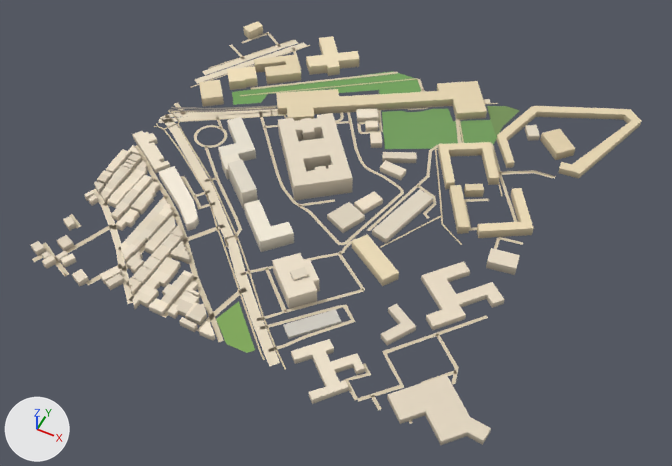
The glTF model public/assets/bengaluru-v1/tiles/t-2_-2-l0.glb, before and after one commit.
Before and after are seen from a 50 mm camera at (-375.0, -1462.0, 820.0) aimed at (-714.0, -783.0, -28.0). Every picture has the same lights, and +X, +Y and +Z are marked at lower left. The first picture is the older version. Vertices at exactly the same position are counted once.

Script lines for the objects in view, before the commit:
```python
me_building = bpy.data.meshes.new('building')
me_building.from_pydata(...)  # 1672 vertices, 2687 faces; spans x -11.0..570.0, y -24.0..558.0, z 0.0..30.0
me_building.materials.append(mat_building)
me_ground = bpy.data.meshes.new('ground')
me_ground.from_pydata(...)  # 1491 vertices, 1254 faces; spans x -4.0..502.0, y -4.0..504.0, z 1.0
me_ground.materials.append(mat_ground)
ob_building = bpy.data.objects.new('building', me_building)
ob_building.location = (-1000.0, -1000.0, 0.0)
ob_ground = bpy.data.objects.new('ground', me_ground)
ob_ground.location = (-1000.0, -1000.0, 0.0)
```
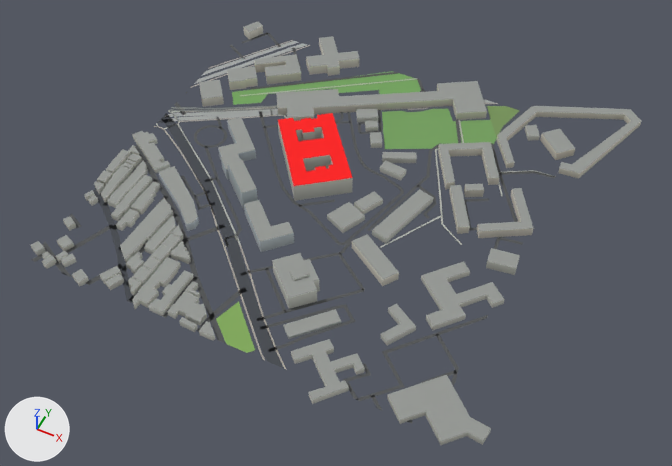
Pixel boxes (x1, y1, x2, y2) of what changed, in the pictures (672 x 466 px; the box of a moved part takes in the faces that stretch with it):
'ground', reshaped: before (32, 32, 556, 424); after (32, 32, 556, 423)
part 1 of me_building, recoloured (darker): (31, 21, 641, 445) in both
part 2 of me_ground, rebuilt: before (202, 40, 298, 75); after (203, 41, 299, 75)
part 3 of me_ground, rebuilt: before (195, 42, 307, 84); after (194, 43, 307, 84)
part 4 of me_ground, moved or reshaped: before (32, 32, 498, 424); after (32, 32, 498, 423)
part 5 of me_ground, recoloured: (32, 33, 534, 423) in both

The change, as a diff of the scene's bpy script:
```diff
--- a/public/assets/bengaluru-v1/tiles/t-2_-2-l0.glb.py
+++ b/public/assets/bengaluru-v1/tiles/t-2_-2-l0.glb.py
@@ me_building @@
 # used by ob_building; location = (-1000.0, -1000.0, 0.0)
-me_building.from_pydata(...)  # 1672 vertices, 2687 faces; spans x -11.0..570.0, y -24.0..558.0, z 0.0..30.0
+me_building.from_pydata(...)  # 1672 vertices, 3364 faces; spans x -11.0..570.0, y -24.0..558.0, z 0.0..30.0
+# me_building part 1: 2687 kept faces spanning x -11.0..570.0, y -24.0..558.0, z 0.0..30.0 get new vertex colours
 me_building.materials.append(mat_building)
@@ me_ground @@
 # used by ob_ground; location = (-1000.0, -1000.0, 0.0)
-me_ground.from_pydata(...)  # 1491 vertices, 1254 faces; spans x -4.0..502.0, y -4.0..504.0, z 1.0
+me_ground.from_pydata(...)  # 1535 vertices, 1294 faces; spans x 0.0..500.0, y 0.0..500.0, z 1.0
+# me_ground part 2: the loose piece of 14 vertices spanning x -4.0..86.0, y 375.0..503.0, z 1.0 is rebuilt with 16 vertices and now spans x 0.0..86.0, y 371.0..500.0, z 1.0
+# me_ground part 3: the loose piece of 12 vertices spanning x -4.0..100.0, y 355.0..503.0, z 1.0 is rebuilt with 14 vertices and now spans x 0.0..100.0, y 351.0..500.0, z 1.0
+# me_ground part 4: 85 vertices moved from x -2.0..477.0, y -3.0..502.0, z 1.0 to x 0.0..479.0, y 0.0..500.0, z 1.0; 98 vertices removed from x -2.0..502.0, y -4.0..504.0, z 1.0; 136 vertices added at x 0.0..500.0, y 0.0..500.0, z 1.0
+# me_ground part 5: 941 kept faces spanning x 0.0..500.0, y 0.0..500.0, z 1.0 get new vertex colours; the middle colour goes from beige #d7c9ae to dark grey #535556
+# other edits to the shape of me_ground do not show in these pictures
 me_ground.materials.append(mat_ground)
```
